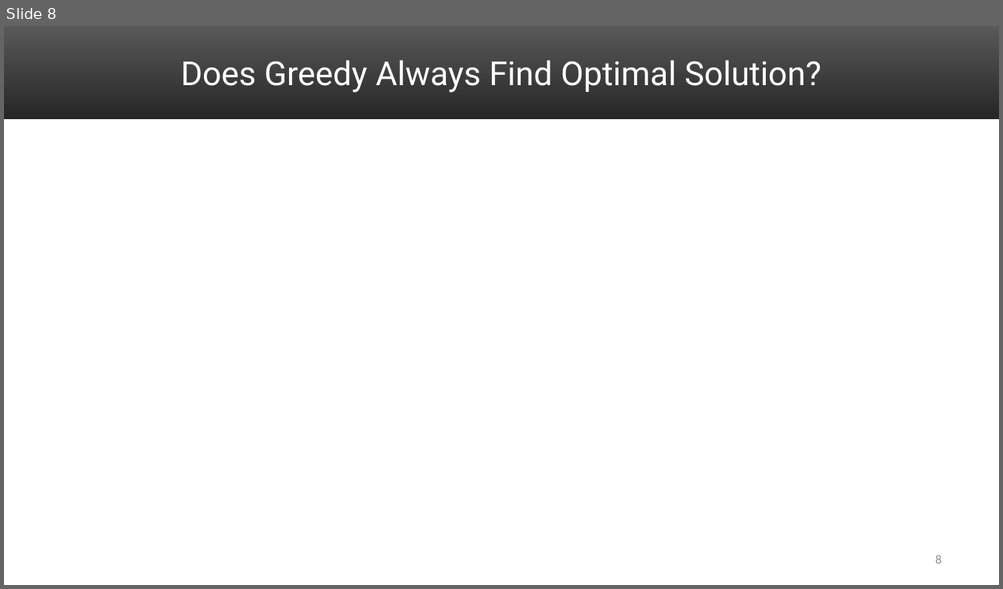
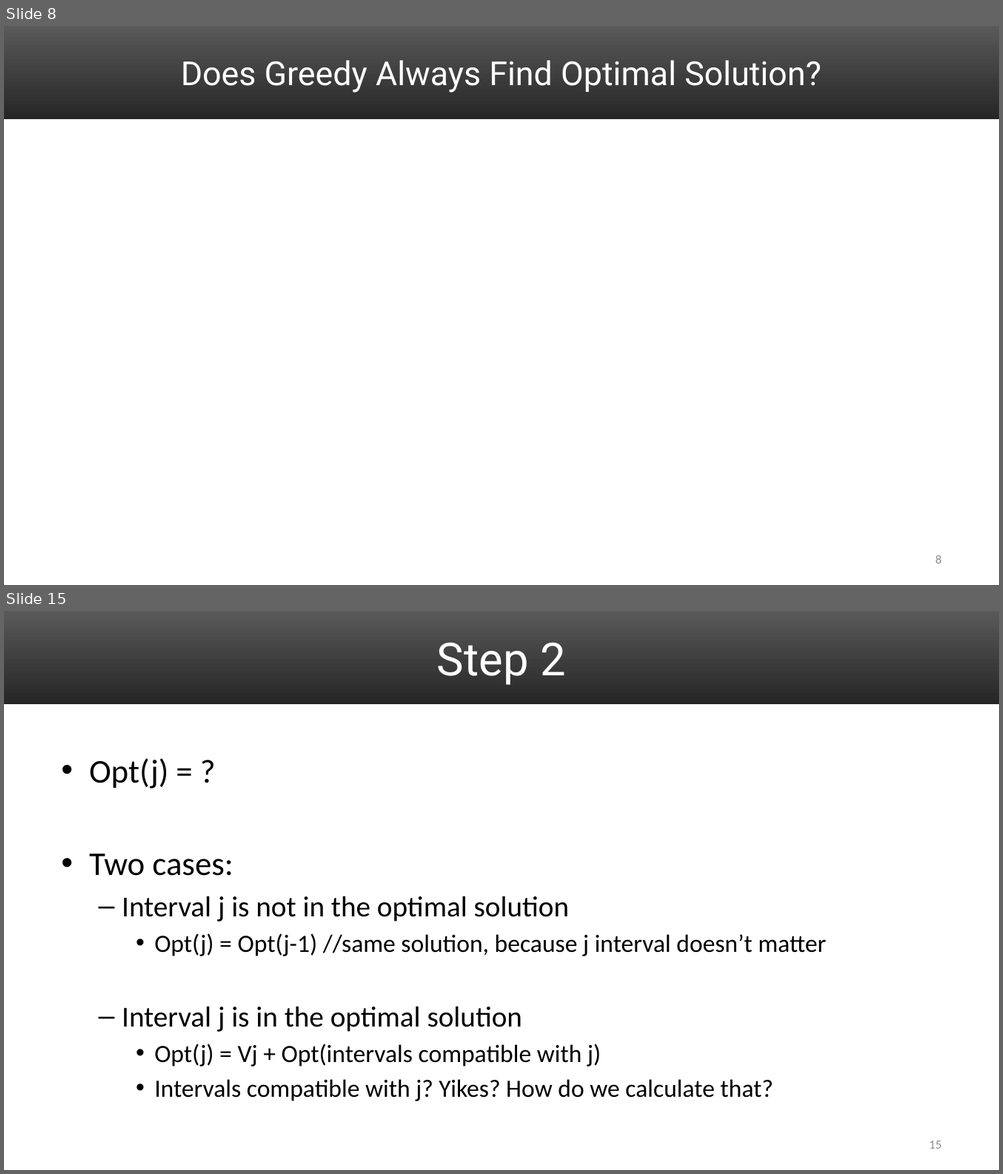
Before and after one commit to uva-cs/cs4102-f21, a slide deck: slides/DP_activitySelect_Proof.pptx. Shown one above the other, each under a label of ours: slide 8 before the commit, slides 8 and 15 after it; the slides between them are not shown. The pictures are 1003x589 and 1003x1174 pixels, drawn with LibreOffice and Linux fonts; fonts in the diff are those of the drawing; grey boxes stand for pictures. Boxes give left, top, right and bottom in pixels: in the first picture for what was removed or moved away, otherwise in the second. Text is boxed around its words. In the diff, an @@ line names an element or a change of style, - is before the commit and + after.

```diff
--- a/slides/DP_activitySelect_Proof.pptx
+++ b/slides/DP_activitySelect_Proof.pptx
@@ slide 15 added at box(4, 611, 999, 1170), background #FFFFFF; not listed: 1 template element that a slide beside it also shows @@
@@ title added at box(437, 642, 566, 685), 44 pt, text #FFFFFF @@
+Step 2
@@ text added at box(89, 758, 826, 1102), 24 pt, text #000000 @@
+• Opt(j) = ?
+• Two cases:
+  – Interval j is not in the optimal solution
+    • Opt(j) = Opt(j-1) //same solution, because j interval doesn’t matter
+  – Interval j is in the optimal solution
+    • Opt(j) = Vj + Opt(intervals compatible with j)
+    • Intervals compatible with j? Yikes? How do we calculate that?
@@ page number added at box(929, 1141, 942, 1149), 12 pt, text #8C8C8C @@
+15
```
Also in this commit, not shown: 14 other slides added, 1 other file.
